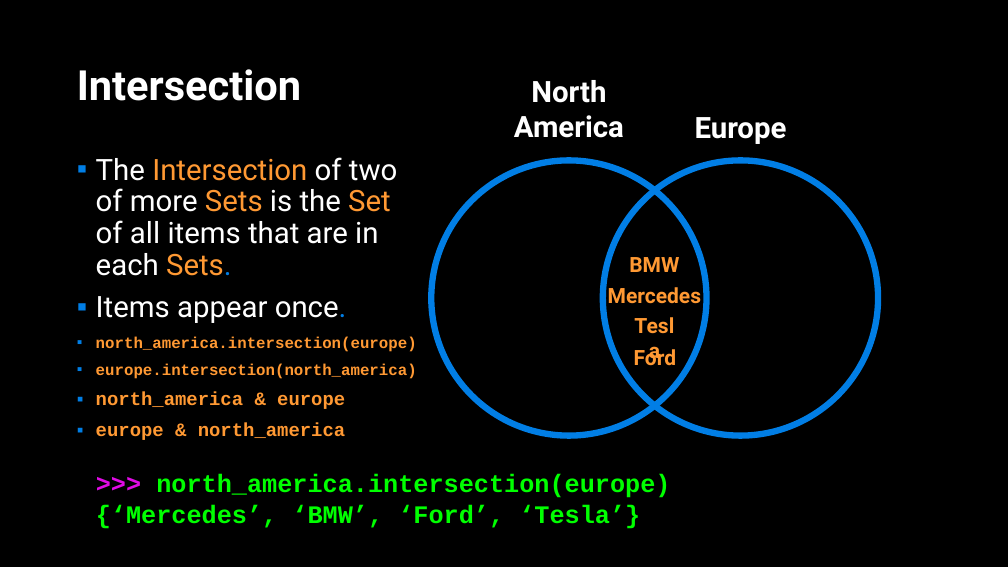
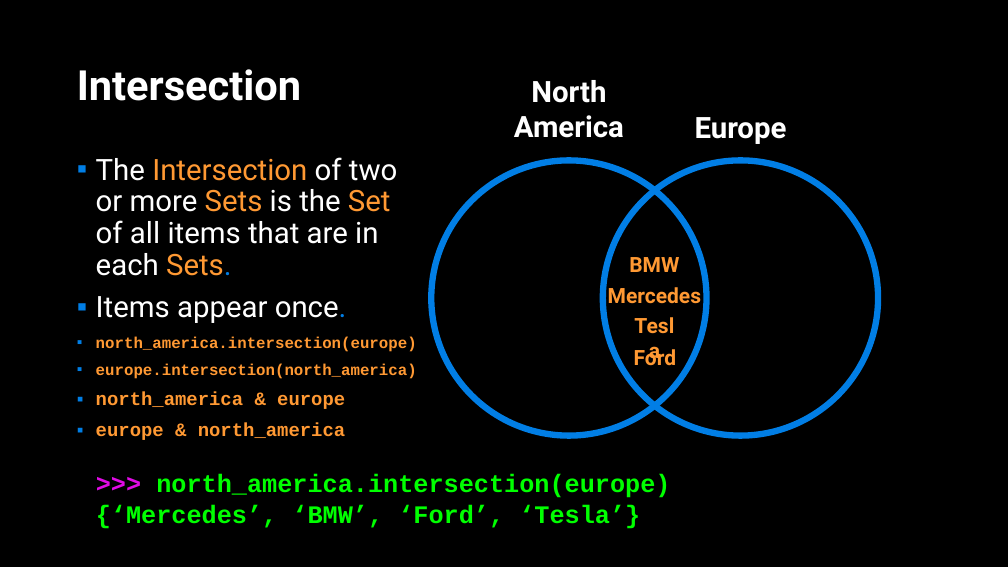
Before and after one commit to APS106/APS106-winter-2022-material, a slide deck: slide 19 of lectures/week8/lecture1/slides/week8_lecture1.pptx. Drawn at 1008x567 pixels with LibreOffice and Linux fonts; fonts in the diff are those of the drawing; background and template pictures are left out. Boxes give left, top, right and bottom in pixels: in the first picture for what was removed or moved away, otherwise in the second. Text is boxed around its words. In the diff, an @@ line names an element or a change of style, - is before the commit and + after.

```diff
--- a/lectures/week8/lecture1/slides/week8_lecture1.pptx
+++ b/lectures/week8/lecture1/slides/week8_lecture1.pptx
@@ text at box(96, 157, 397, 276): text changed @@
-▪ The Intersection of two of more Sets is the Set of all items that are in each Sets.
+▪ The Intersection of two or more Sets is the Set of all items that are in each Sets.
```
Also in this commit, not shown: 6 other slides changed, 1 slide removed, 6 other files.
